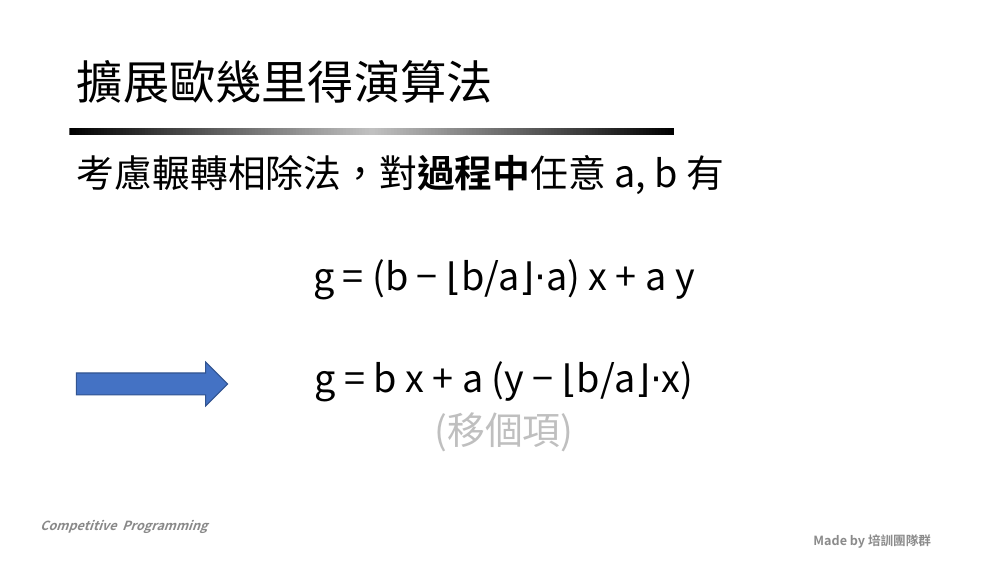
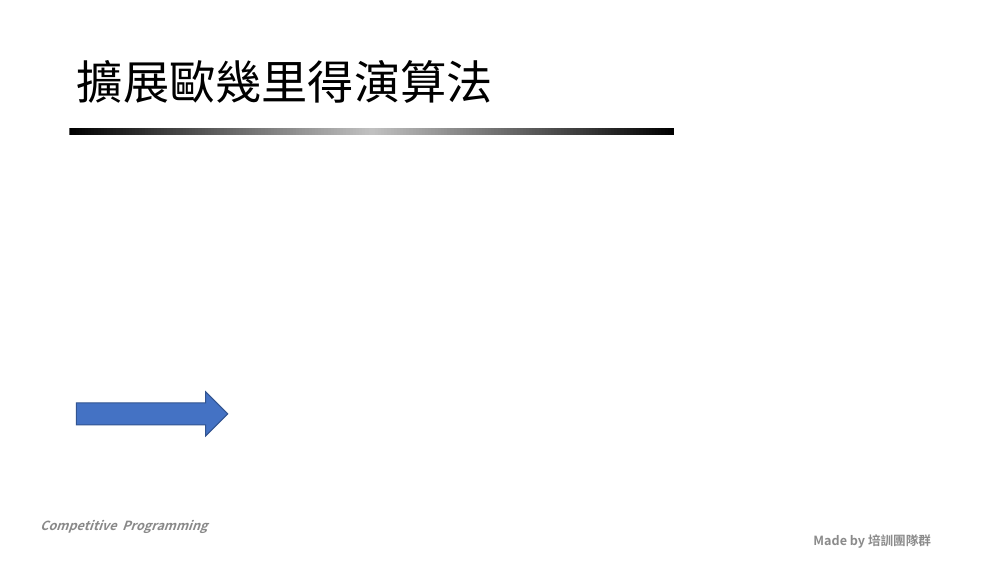
Before and after one commit to NCKUACM-Notes/nckuacm.github.io, a slide deck: slide 41 of 2019/slides/week14_1.pptx. Drawn at 1008x567 pixels with LibreOffice and Linux fonts; fonts in the diff are those of the drawing; grey boxes stand for pictures; background and template pictures are left out. Boxes give left, top, right and bottom in pixels: in the first picture for what was removed or moved away, otherwise in the second. Text is boxed around its words. In the diff, an @@ line names an element or a change of style, - is before the commit and + after.

```diff
--- a/2019/slides/week14_1.pptx
+++ b/2019/slides/week14_1.pptx
@@ text removed at [77,155,725,451] @@
-考慮輾轉相除法，對過程中任意 a, b 有
-g = (b − ⌊b/a⌋⋅a) x + a y
-g = b x + a (y − ⌊b/a⌋⋅x)
-(移個項)
@@ right arrow: place and size @@
-right arrow at [76,362,228,406]
+right arrow at [76,392,228,436]
```
Also in this commit, not shown: 14 other slides changed, 1 other file.
